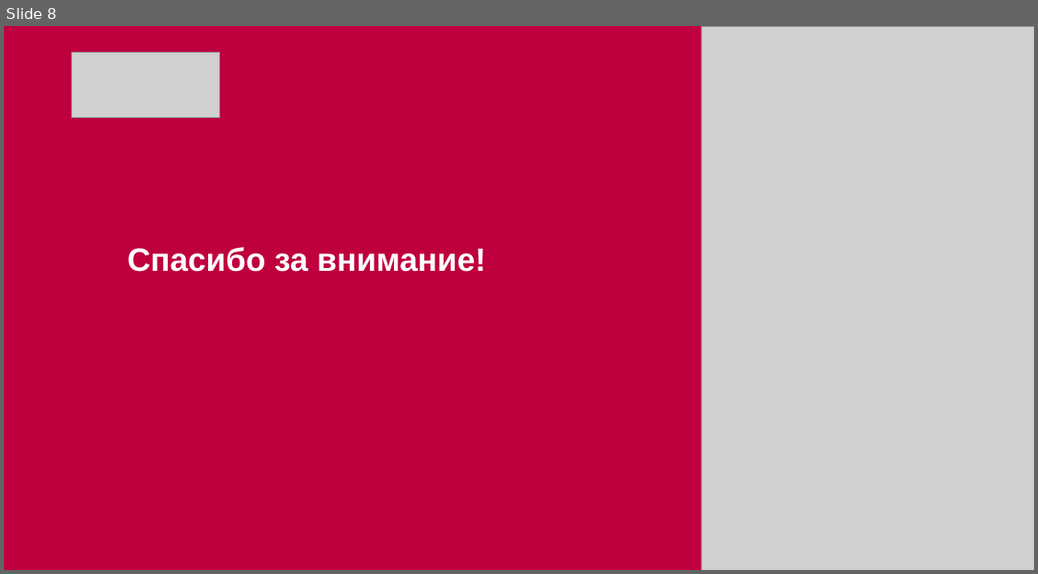
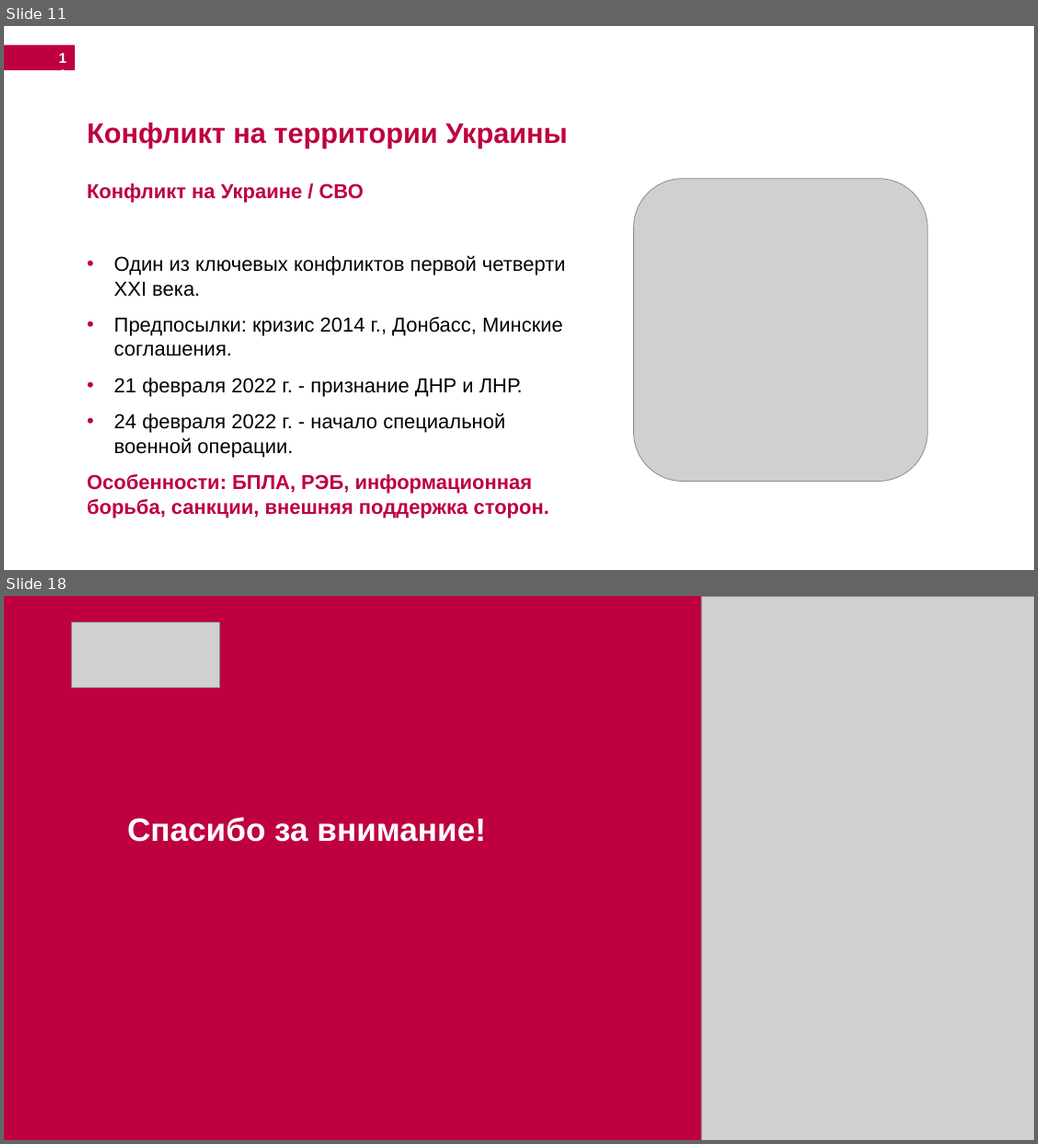
Before and after one commit to DmitriySokolov2023/study-summer-2026, a slide deck: 7 Основы национальной безопасности (Шехмаметьева Венера Алимовна)/Соколов Ик-731.pptx. Shown one above the other, each under a label of ours: slide 8 before the commit, slides 11 and 18 after it; the slides between them are not shown. The pictures are 1038x574 and 1038x1144 pixels, drawn with LibreOffice and Linux fonts; fonts in the diff are those of the drawing; grey boxes stand for pictures; background and template pictures are left out. Boxes give left, top, right and bottom in pixels: in the first picture for what was removed or moved away, otherwise in the second. Text is boxed around its words. In the diff, an @@ line names an element or a change of style, - is before the commit and + after.

```diff
--- a/7 Основы национальной безопасности (Шехмаметьева Венера Алимовна)/Соколов Ик-731.pptx
+++ b/7 Основы национальной безопасности (Шехмаметьева Венера Алимовна)/Соколов Ик-731.pptx
@@ slide 11 added at (4,26,1034,570), background #FFFFFF @@
@@ rectangle added at (4,45,75,70), fill #BE003E @@
@@ page number added at (52,45,75,70), 14 pt, text #FFFFFF, bold @@
+11
@@ text added at (87,122,568,147), 28 pt, text #BE003E, bold @@
+Конфликт на территории Украины
@@ text added at (87,183,566,518), 20 pt, text #000000 @@
+Конфликт на Украине / СВО
+• Один из ключевых конфликтов первой четверти XXI века.
+• Предпосылки: кризис 2014 г., Донбасс, Минские соглашения.
+• 21 февраля 2022 г. - признание ДНР и ЛНР.
+• 24 февраля 2022 г. - начало специальной военной операции.
+Особенности: БПЛА, РЭБ, информационная борьба, санкции, внешняя поддержка сторон.
@@ picture added at (633,179,928,481) @@
@@ what was slide 8 is now slide 18 @@
```
Also in this commit, not shown: 1 slide changed, 15 other slides added, 6 slides removed, 1 other file.
